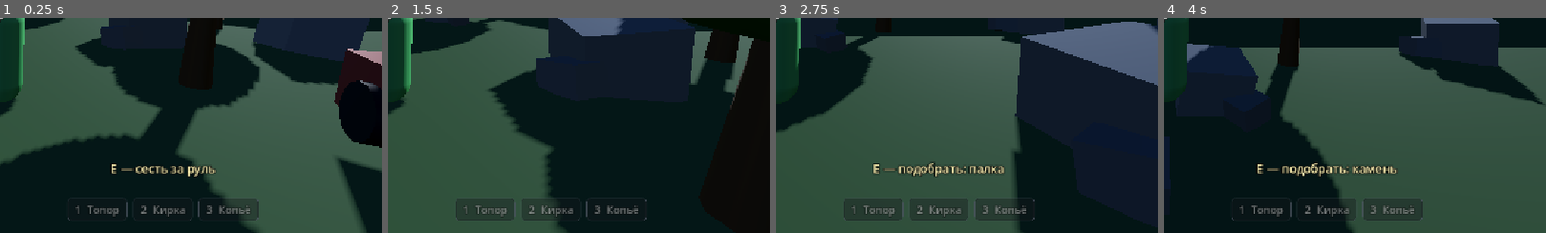
Above: before the commit, frames 1-4 (left to right).
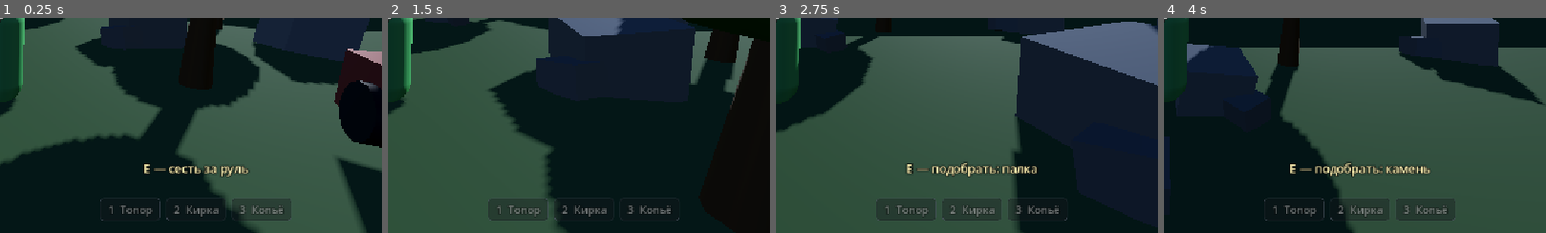
Above: after the commit, the same moments.

Repository: Fract-Yormungand/igra-online
Game: Godot game, scene res://scenes/world.tscn
Same seed, same stepped clock (60 frames per second), same inputs: the game is played once before the commit and once after it. This scene is started directly instead of the project's main scene.
Inputs (mouse positions are % of the whole screen's width and height, from its top left):
- Up to frame 1 (0.25 s): no input
- Up to frame 2 (1.5 s): move the mouse to (55, 50) at 0.52 s; hold Q (car_music, bound only after the commit) 0.53-1.28 s; hold W (move_forward) from 0.53 s (still down); click (55, 50) at 0.67 s; tap Space (jump) at 0.77 s; move the mouse to (45, 50) at 1.27 s; click (45, 50) at 1.35 s
- Up to frame 3 (2.75 s): keep holding W (move_forward); tap Space (jump) at 1.52 s; tap Q (car_music, bound only after the commit) at 1.55, 2.3 s; move the mouse to (52, 48) at 2.02 s; hold E (interact) from 2.03 s (still down)
- Up to frame 4 (4 s): keep holding W (move_forward); move the mouse to (49, 52) at 2.77 s; release E (interact) at 2.78 s; tap 1 (slot_1) at 2.85 s; click (49, 52) at 2.92 s; tap Space (jump) at 3.02, 3.77 s; tap Q (car_music, bound only after the commit) at 3.05, 3.8 s; move the mouse to (57, 51) at 3.52 s; hold 2 (slot_2) from 3.53 s (still down)
The pictures show only the part of the screen within x 50-100%, y 50-100%; the shares and areas given below are measured in that part.

The runs differ from the first frame. In frame 1, 2.2% of the frame differs, in the area x 17-77%, y 68-95%; in frame 2, 1.4%; in frame 3, 2.6%, in the area x 17-77%, y 66-95%; in frame 4, 2.6%.

Commit message:
Zvuk v mashine: muzyka na Q, gulg dvigatelya, skorost vdvoe

Diff:
--- a/features.cfg
+++ b/features.cfg
@@ -16,3 +16,5 @@
 crafting=true
 ; мобы: кабаны в лесу, слаймы у камней, паук в шахте
 mobs=true
+; звук: музыка в машине на Q и гул двигателя
+audio=true
--- a/scripts/core/controls.gd
+++ b/scripts/core/controls.gd
@@ -22,6 +22,7 @@
 	"toggle_stats": [KEY_C],
 	"sprint": [KEY_SHIFT],
 	"toggle_walk": [KEY_ALT],
+	"car_music": [KEY_Q],
 }
 
 ## Мышиные действия. Удар идёт левой кнопкой, когда курсор уже захвачен.
--- a/scripts/core/feature_flags.gd
+++ b/scripts/core/feature_flags.gd
@@ -13,6 +13,7 @@
 	"stats": true,
 	"crafting": true,
 	"mobs": true,
+	"audio": true,
 }
 
 ## Итоговые флаги: ключи только из defaults, значения перекрываются overrides.
--- a/scripts/core/features.gd
+++ b/scripts/core/features.gd
@@ -18,6 +18,7 @@
 	{"id": "stats", "path": "res://scripts/mechanics/stats/stats_mechanic.gd"},
 	{"id": "crafting", "path": "res://scripts/mechanics/crafting/crafting_mechanic.gd"},
 	{"id": "mobs", "path": "res://scripts/mechanics/mobs/mobs_mechanic.gd"},
+	{"id": "audio", "path": "res://scripts/mechanics/audio/audio_mechanic.gd"},
 ]
 
 var flags: Dictionary = {}
--- /dev/null
+++ b/scripts/mechanics/audio/audio_db.gd
@@ -0,0 +1,83 @@
+class_name AudioDB
+extends RefCounted
+
+## Звук машины: реестр файлов и чистые правила громкости и высоты тона.
+## Ни сцен, ни сети, поэтому числа проверяются тестом в headless.
+## Поменять трек или файл двигателя можно здесь, код машины при этом не трогаем.
+
+const FOLDER := "res://assets/audio/car/"
+
+## Музыка в машине. Порядок в списке задаёт порядок листания клавишей Q.
+const TRACKS := [
+	{"title": "Трек 1", "file": "track_1.mp3"},
+	{"title": "Трек 2", "file": "track_2.mp3"},
+]
+
+const ENGINE_FILE := "engine.mp3"
+
+## Громкость в децибелах: ноль это полная громкость, минус тише.
+const MUSIC_DB := -9.0
+const ENGINE_IDLE_DB := -13.0
+const ENGINE_DRIVE_DB := -3.0
+## Ниже этого порога звук считается выключенным.
+const SILENT_DB := -60.0
+
+## Прогрев: первые секунды двигатель работает на месте, не разгоняясь.
+const WARMUP_SECONDS := 2.0
+const ENGINE_IDLE_PITCH := 0.72
+const ENGINE_MAX_PITCH := 1.6
+
+static func track_count() -> int:
+	return TRACKS.size()
+
+static func track_title(index: int) -> String:
+	if index < 0 or index >= TRACKS.size():
+		return "выкл"
+	return String(TRACKS[index].get("title", "Трек"))
+
+## Листание клавишей Q: выключено, трек 1, трек 2, снова выключено.
+static func next_track(index: int) -> int:
+	var next := index + 1
+	if next < 0 or next >= TRACKS.size():
+		return -1
+	return next
+
+static func track_path(index: int) -> String:
+	if index < 0 or index >= TRACKS.size():
+		return ""
+	return FOLDER + String(TRACKS[index].get("file", ""))
+
+static func engine_path() -> String:
+	return FOLDER + ENGINE_FILE
+
+## Доля от максимальной скорости, от 0 до 1. Задний ход считается по модулю.
+static func speed_ratio(speed_mps: float, max_speed_mps: float) -> float:
+	if max_speed_mps <= 0.0:
+		return 0.0
+	return clampf(absf(speed_mps) / max_speed_mps, 0.0, 1.0)
+
+## На прогреве тон стоит холостым, после него тянется за скоростью.
+static func engine_pitch(ratio: float, warmup_left: float) -> float:
+	if warmup_left > 0.0:
+		return ENGINE_IDLE_PITCH
+	return lerpf(ENGINE_IDLE_PITCH, ENGINE_MAX_PITCH, clampf(ratio, 0.0, 1.0))
+
+static func engine_volume_db(ratio: float, warmup_left: float) -> float:
+	if warmup_left > 0.0:
+		return ENGINE_IDLE_DB
+	return lerpf(ENGINE_IDLE_DB, ENGINE_DRIVE_DB, clampf(ratio, 0.0, 1.0))
+
+## Загрузка с зацикливанием. Файла нет, вернётся null, и механика просто молчит.
+static func load_loop(path: String) -> AudioStream:
+	if path.is_empty() or not ResourceLoader.exists(path):
+		return null
+	var stream := load(path) as AudioStream
+	if stream == null:
+		return null
+	if stream is AudioStreamMP3:
+		(stream as AudioStreamMP3).loop = true
+	elif stream is AudioStreamOggVorbis:
+		(stream as AudioStreamOggVorbis).loop = true
+	elif stream is AudioStreamWAV:
+		(stream as AudioStreamWAV).loop_mode = AudioStreamWAV.LOOP_FORWARD
+	return stream
--- /dev/null
+++ b/scripts/mechanics/audio/audio_mechanic.gd
@@ -0,0 +1,140 @@
+extends Mechanic
+
+## Звук в машине: музыка по клавише Q и гул двигателя.
+##
+## Слышит это только водитель, поэтому в сеть ничего не уходит и сервер про
+## звук не знает. Механика сама смотрит, сидит ли местный игрок за рулём:
+## сел, двигатель завёлся; вышел, всё погасло. Отдельный запрос от персонажа
+## не нужен, поэтому персонаж про звук вообще ничего не знает.
+##
+## Нет файла на диске, механика молчит и пишет одну строку в лог, игра играется.
+
+var _music: AudioStreamPlayer
+var _engine: AudioStreamPlayer
+var _track := -1
+var _engine_on := false
+var _warmup := 0.0
+var _warned := false
+
+func start() -> void:
+	_music = AudioStreamPlayer.new()
+	_music.name = "Music"
+	_music.volume_db = AudioDB.MUSIC_DB
+	add_child(_music)
+
+	_engine = AudioStreamPlayer.new()
+	_engine.name = "Engine"
+	_engine.volume_db = AudioDB.SILENT_DB
+	add_child(_engine)
+
+func stop() -> void:
+	_engine_on = false
+	_track = -1
+	if _music != null:
+		_music.stop()
+	if _engine != null:
+		_engine.stop()
+
+func _process(delta: float) -> void:
+	var car := _player_car()
+	if car == null:
+		_silence()
+		return
+	if not _engine_on:
+		_begin_engine()
+	_warmup = maxf(0.0, _warmup - delta)
+	_follow_speed(car)
+
+# --- музыка ----------------------------------------------------------------
+
+## Клавиша Q: выключено, трек 1, трек 2, снова выключено.
+func cycle_music() -> int:
+	_track = AudioDB.next_track(_track)
+	_apply_music()
+	return _track
+
+## Подпись для подсказки внизу экрана.
+func music_label() -> String:
+	return AudioDB.track_title(_track)
+
+func music_state() -> Dictionary:
+	return {
+		"index": _track,
+		"title": AudioDB.track_title(_track),
+		"playing": _music != null and _music.playing,
+	}
+
+func _apply_music() -> void:
+	if _music == null:
+		return
+	if _track < 0:
+		_music.stop()
+		_music.stream = null
+		return
+	var path := AudioDB.track_path(_track)
+	if _music.stream == null or _music.stream.resource_path != path:
+		_music.stream = AudioDB.load_loop(path)
+	if _music.stream == null:
+		_warn_file(path)
+		return
+	if not _music.playing:
+		_music.play()
+
+# --- двигатель -------------------------------------------------------------
+
+func engine_running() -> bool:
+	return _engine_on
+
+## Звук двигателя реально идёт: файл загрузился и поток играет.
+func engine_audible() -> bool:
+	return _engine != null and _engine.stream != null and _engine.playing
+
+func warmup_left() -> float:
+	return _warmup
+
+func _begin_engine() -> void:
+	_engine_on = true
+	_warmup = AudioDB.WARMUP_SECONDS
+	if _engine == null:
+		return
+	if _engine.stream == null:
+		_engine.stream = AudioDB.load_loop(AudioDB.engine_path())
+	if _engine.stream == null:
+		_warn_file(AudioDB.engine_path())
+		return
+	_engine.pitch_scale = AudioDB.ENGINE_IDLE_PITCH
+	_engine.volume_db = AudioDB.ENGINE_IDLE_DB
+	if not _engine.playing:
+		_engine.play()
+
+## Тон и громкость тянутся за скоростью, но только после прогрева.
+func _follow_speed(car: Car) -> void:
+	if _engine == null or _engine.stream == null:
+		return
+	var ratio := AudioDB.speed_ratio(car.speed_mps(), Car.MAX_SPEED)
+	_engine.pitch_scale = AudioDB.engine_pitch(ratio, _warmup)
+	_engine.volume_db = AudioDB.engine_volume_db(ratio, _warmup)
+
+## Вне машины тишина: и двигатель, и музыка. Трек сбрасывается, поэтому
+## следующая посадка начинается с выключенной музыки и одного нажатия Q.
+func _silence() -> void:
+	if _engine_on:
+		_engine_on = false
+		_warmup = 0.0
+		if _engine != null:
+			_engine.stop()
+	if _track >= 0:
+		_track = -1
+		_apply_music()
+
+func _player_car() -> Car:
+	var player := local_player()
+	if player == null:
+		return null
+	return player.get_vehicle()
+
+func _warn_file(path: String) -> void:
+	if _warned:
+		return
+	_warned = true
+	print("[AUDIO] нет звукового файла: %s, механика молчит" % path)
--- a/scripts/player/player.gd
+++ b/scripts/player/player.gd
@@ -288,6 +288,16 @@
 func _can_walk() -> bool:
 	return DerivedStats.walk_available(_top_speed_kmh())
 
+## Музыка живёт только в машине: клавиша листает треки, вне машины молчит.
+## Сам звук держит механика audio, персонаж её только просит.
+func _cycle_car_music() -> void:
+	if _vehicle == null:
+		return
+	var audio := Features.mechanic("audio")
+	if audio == null or not audio.has_method("cycle_music"):
+		return
+	audio.cycle_music()
+
 func _toggle_walk() -> void:
 	if not _can_walk():
 		_walking = false
@@ -387,6 +397,9 @@
 			return
 		_try_harvest()
 		return
+	if event.is_action_pressed("car_music"):
+		_cycle_car_music()
+		return
 	if event.is_action_pressed("slot_1"):
 		Game.request_tool("axe")
 		return
--- a/scripts/ui/hud.gd
+++ b/scripts/ui/hud.gd
@@ -113,7 +113,7 @@
 	_clock.horizontal_alignment = HORIZONTAL_ALIGNMENT_CENTER
 	center_box.add_child(_clock)
 
-	_hint = _make_label("Tab — сумка и крафт    C — статус    E — добыча    ЛКМ — удар    Shift — бег    Alt — шаг    1/2/3 — топор, кирка, копьё    Esc — меню", 14, Color(0.86, 0.90, 0.94))
+	_hint = _make_label("Tab — сумка и крафт    C — статус    E — добыча    ЛКМ — удар    Shift — бег    Alt — шаг    1/2/3 — топор, кирка, копьё    Q — музыка    Esc — меню", 14, Color(0.86, 0.90, 0.94))
 	_hint.horizontal_alignment = HORIZONTAL_ALIGNMENT_RIGHT
 	_hint.size_flags_horizontal = Control.SIZE_EXPAND_FILL
 	top.add_child(_hint)
@@ -467,7 +467,11 @@
 		return ""
 	var car := player.get_vehicle()
 	if car != null:
-		return "E — выйти из машины    %d км/ч    W/S газ и назад, A/D руль" % int(round(car.speed_kmh()))
+		var music := "выкл"
+		var audio := Features.mechanic("audio")
+		if audio != null and audio.has_method("music_label"):
+			music = String(audio.music_label())
+		return "E — выйти из машины    %d км/ч    W/S газ и назад, A/D руль    Q — музыка: %s" % [int(round(car.speed_kmh())), music]
 	var near := player.get_target_vehicle()
 	if near != null:
 		return "E — сесть за руль"
--- a/scripts/world/car.gd
+++ b/scripts/world/car.gd
@@ -5,14 +5,19 @@
 ## движение у себя. Остальные получают позицию по сети и плавно догоняют её.
 ## Так же сделаны персонажи, поэтому правила одни на всю игру.
 
-const MAX_SPEED := 17.0
-const REVERSE_SPEED := 7.0
-## Метры в секунду за секунду. Машина выходит на максимум примерно за две
-## секунды: резко, но не телепортом.
+## Максимум 34 м/с это около 122 км/ч, вдвое быстрее прежнего.
+const MAX_SPEED := 34.0
+const REVERSE_SPEED := 12.0
+## Метры в секунду за секунду. Разгон оставлен прежним, поэтому до максимума
+## машина идёт примерно четыре секунды и скорость чувствуется, а не прыгает
+## сразу до предела.
 const ACCELERATION := 8.0
-const BRAKE := 14.0
+const BRAKE := 20.0
 const ROLL_DRAG := 3.5
 const STEER_RATE := 1.9
+## На полной скорости руль крутит слабее: тот же поворот на вдвое большей
+## скорости выносит машину с дороги.
+const STEER_HIGH_SPEED_SCALE := 0.55
 const GRAVITY := 22.0
 const SEND_INTERVAL := 1.0 / 15.0
 const REMOTE_LERP_SPEED := 10.0
@@ -52,6 +57,10 @@
 
 func speed_kmh() -> float:
 	return absf(_speed) * 3.6
+
+## Скорость в метрах в секунду: по ней считает тон и громкость двигателя.
+func speed_mps() -> float:
+	return absf(_speed)
 
 func is_free() -> bool:
 	return driver_id == 0
@@ -159,9 +168,10 @@
 
 	# На месте руль не крутит: машина поворачивает только в движении.
 	var grip := clampf(absf(_speed) / STEER_FULL_SPEED, 0.0, 1.0)
+	var steer_scale := lerpf(1.0, STEER_HIGH_SPEED_SCALE, clampf(absf(_speed) / MAX_SPEED, 0.0, 1.0))
 	if absf(_speed) > 0.2:
 		var direction := signf(_speed)
-		rotation.y += steer * STEER_RATE * grip * direction * delta
+		rotation.y += steer * STEER_RATE * grip * steer_scale * direction * delta
 
 	velocity.x = -transform.basis.z.x * _speed
 	velocity.z = -transform.basis.z.z * _speed
--- a/tests/e2e_harvest.gd
+++ b/tests/e2e_harvest.gd
@@ -132,6 +132,7 @@
 			var state: Dictionary = Game.vehicles.get(_car_id, {})
 			_check(int(state.get("driver", 0)) == Net.my_id, "сервер посадил за руль, водитель %d" % int(state.get("driver", 0)))
 			_check(_local_player() != null and _local_player().get_vehicle() != null, "игрок видит себя в машине")
+			_check_audio_in_car()
 			_car_start = Vector3(state.get("position", Vector3.ZERO))
 			_phase = 12
 			_wait = 0.8
@@ -157,6 +158,7 @@
 			var left: Dictionary = Game.vehicles.get(_car_id, {})
 			_check(int(left.get("driver", 0)) == 0, "после выхода машина свободна, водитель %d" % int(left.get("driver", 0)))
 			_check(_local_player() != null and _local_player().get_vehicle() == null, "игрок больше не в машине")
+			_check_audio_after_exit()
 			_phase = 15
 			_wait = 0.2
 		15:
@@ -407,6 +409,32 @@
 	if stats != null:
 		_check(stats.hp(Net.my_id) > 0.0, "после удара и толчка игрок жив")
 
+## Звук в машине: двигатель заводится на посадке, прогревается две секунды,
+## музыка листается на Q и гаснет при выходе.
+func _check_audio_in_car() -> void:
+	var audio := Features.mechanic("audio")
+	_check(audio != null, "механика звука поднялась")
+	_check(Car.MAX_SPEED * 3.6 > 120.0, "максимум машины %.0f км/ч" % (Car.MAX_SPEED * 3.6))
+	if audio == null:
+		return
+	_check(bool(audio.engine_running()), "сел в машину, двигатель завёлся")
+	_check(bool(audio.engine_audible()), "звук двигателя реально играет")
+	_check(audio.warmup_left() > 0.0, "сначала идёт прогрев: %.2f с" % audio.warmup_left())
+	_check(audio.music_label() == "выкл", "при посадке музыка выключена")
+	_check(audio.cycle_music() == 0, "первое нажатие Q включает трек 1")
+	_check(bool(audio.music_state().get("playing", false)), "трек 1 реально играет")
+	_check(audio.music_label() == AudioDB.track_title(0), "подпись трека совпала: %s" % audio.music_label())
+	_check(audio.cycle_music() == 1, "второе нажатие Q включает трек 2")
+	_check(audio.cycle_music() == -1, "третье нажатие Q выключает музыку")
+	_check(audio.music_label() == "выкл", "после третьего нажатия тишина")
+
+func _check_audio_after_exit() -> void:
+	var audio := Features.mechanic("audio")
+	if audio == null:
+		return
+	_check(not bool(audio.engine_running()), "вышел из машины, двигатель замолк")
+	_check(audio.music_label() == "выкл", "вне машины музыки нет")
+
 ## Крафт: телепорт к камню, две добычи киркой, заказ копья.
 func _craft_setup() -> void:
 	var stone := _first_resource("stone")
--- a/tests/test_core.gd
+++ b/tests/test_core.gd
@@ -21,6 +21,7 @@
 	_test_wear()
 	_test_pickups()
 	_test_levels()
+	_test_audio()
 	_test_feature_flags()
 	print("---")
 	print("Проверок: %d, провалов: %d" % [_checks, _failures])
@@ -605,3 +606,30 @@
 	_check(WorldGen.zone_at(quarry) == "Каменоломня", "у подножия горы это каменоломня")
 	_check(WorldGen.zone_at(WorldGen.SPAWN_CENTER) == "Лагерь", "точка появления это лагерь")
 	_check(WorldGen.zone_at(Vector3(20.0, 0.0, 60.0)) == "Поляна", "пустое место это поляна")
+
+## Звук машины: листание треков, тон и громкость двигателя, наличие файлов.
+## Сеть и сцены не нужны: всё это чистые правила из AudioDB.
+func _test_audio() -> void:
+	_check(AudioDB.track_count() == 2, "в реестре два трека")
+	_check(AudioDB.next_track(-1) == 0, "с выключенного листается на первый трек")
+	_check(AudioDB.next_track(0) == 1, "с первого трека на второй")
+	_check(AudioDB.next_track(1) == -1, "после последнего трека снова выключено")
+	_check(AudioDB.track_title(-1) == "выкл", "выключенное состояние подписано")
+	_check(AudioDB.track_title(0) != AudioDB.track_title(1), "у треков разные названия: %s и %s" % [AudioDB.track_title(0), AudioDB.track_title(1)])
+	_check(AudioDB.track_path(-1).is_empty(), "у выключенного трека нет пути")
+
+	_check(is_equal_approx(AudioDB.engine_pitch(0.0, 0.0), AudioDB.ENGINE_IDLE_PITCH), "стоя на месте тон холостой")
+	_check(is_equal_approx(AudioDB.engine_pitch(1.0, 0.0), AudioDB.ENGINE_MAX_PITCH), "на полной скорости тон максимальный")
+	_check(is_equal_approx(AudioDB.engine_pitch(1.0, 1.0), AudioDB.ENGINE_IDLE_PITCH), "на прогреве тон не растёт")
+	_check(AudioDB.engine_volume_db(1.0, 0.0) > AudioDB.engine_volume_db(0.0, 0.0), "на скорости двигатель громче")
+	_check(is_equal_approx(AudioDB.engine_volume_db(1.0, 1.5), AudioDB.ENGINE_IDLE_DB), "на прогреве громкость холостая")
+	_check(is_equal_approx(AudioDB.WARMUP_SECONDS, 2.0), "прогрев длится две секунды")
+	_check(is_equal_approx(AudioDB.speed_ratio(34.0, 34.0), 1.0), "максимальная скорость это единица")
+	_check(is_equal_approx(AudioDB.speed_ratio(-34.0, 34.0), 1.0), "задний ход считается по модулю")
+	_check(AudioDB.speed_ratio(0.0, 0.0) == 0.0, "нулевой максимум не делит на ноль")
+
+	_check(FileAccess.file_exists(AudioDB.engine_path()), "файл двигателя на месте")
+	for i in AudioDB.track_count():
+		_check(FileAccess.file_exists(AudioDB.track_path(i)), "файл трека %d на месте" % (i + 1))
+	_check(ResourceLoader.exists("res://scripts/mechanics/audio/audio_mechanic.gd"), "файл механики звука на месте")
+	_check(FeatureFlags.DEFAULTS.has("audio"), "звук включён по умолчанию")
Not shown, added: assets/audio/car/engine.mp3.import
Not shown, added: assets/audio/car/track_1.mp3.import
Not shown, added: assets/audio/car/track_2.mp3.import
Not shown, changed: docs/handout/КАК_ИГРАТЬ.txt
Not shown, added: scripts/mechanics/audio/audio_db.gd.uid
Not shown, added: scripts/mechanics/audio/audio_mechanic.gd.uid
Not shown, changed: ROADMAP.md
Not shown, added: assets/audio/car/engine.mp3
Not shown, added: assets/audio/car/track_1.mp3
Not shown, added: assets/audio/car/track_2.mp3
Not shown, changed: docs/ARCHITECTURE.md
Not shown, changed: docs/REPORT.md
